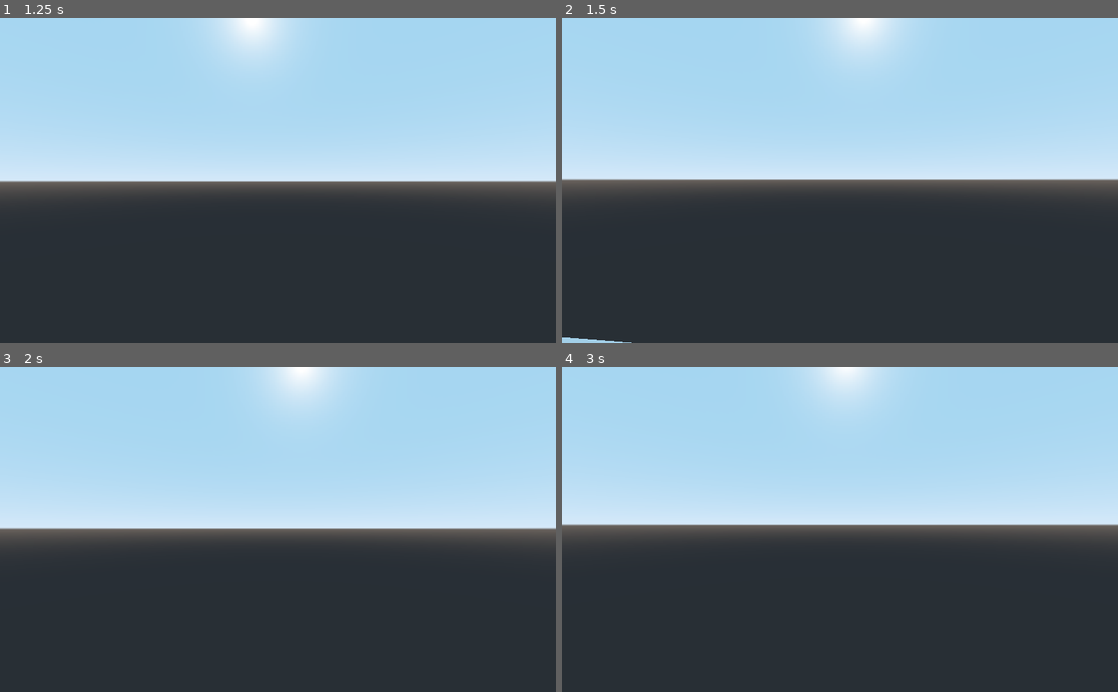
Above: before the commit, frames 1-4 (two rows, left to right).
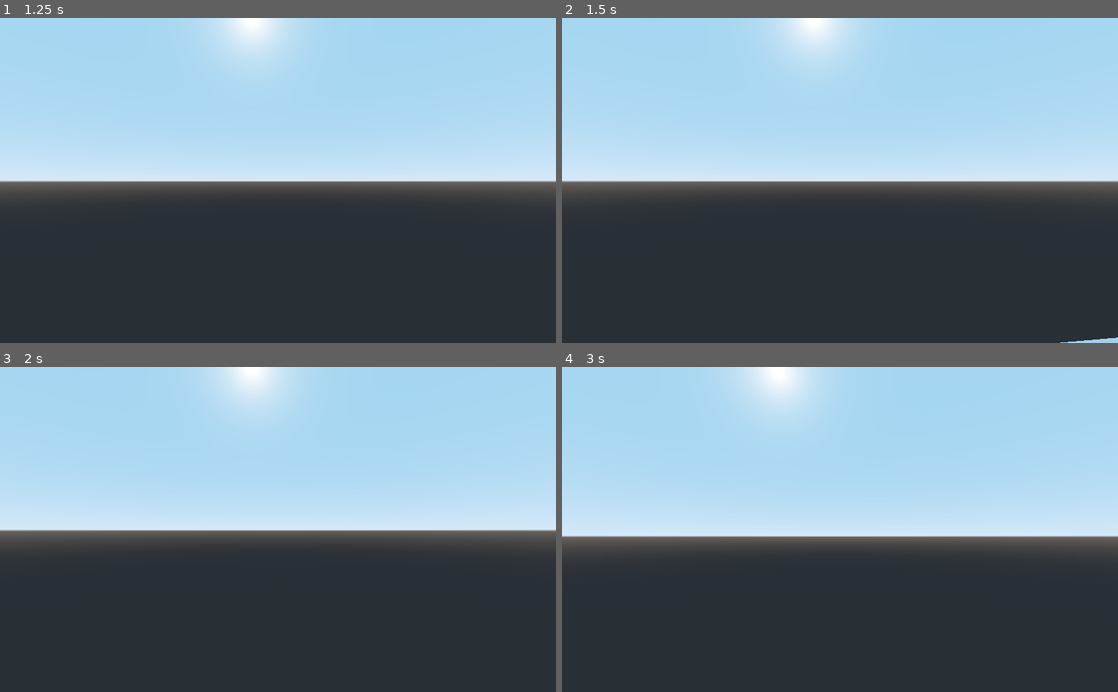
Above: after the commit, the same moments.

Repository: konraziel/Senior-Design-Project_Zielinski-Muswara
Game: Godot game, scene res://MainScene.tscn
The game is run twice, just before and just after one commit, with the same random seed, the same clock (stepped at 60 frames per second) and the same inputs.
Inputs (mouse positions are in pixels of both pictures, inside the frame that each line leads up to):
- Up to frame 1 (1.25 s): tap Enter at 0.5 s; move the mouse to (305, 180) at 0.52 s; hold Up (ui_up) from 0.53 s (still down); hold Alt (alt, bound only after the commit) from 0.53 s (still down); tap F (f) at 0.6 s; tap Space (ui_select) at 0.77 s
- Up to frame 2 (1.5 s): keep holding Up (ui_up); move the mouse to (812, 180) at 1.27 s; release Alt (alt, bound only after the commit) at 1.28 s; tap Alt (alt, bound only after the commit) at 1.35 s
- Up to frame 3 (2 s): keep holding Up (ui_up); tap Space (ui_select) at 1.52 s; tap F (f) at 1.55 s
- Up to frame 4 (3 s): keep holding Up (ui_up); move the mouse to (851, 523) at 2.02 s; hold Alt (alt, bound only after the commit) 2.03-2.78 s; tap F (f) at 2.1 s; tap Space (ui_select) at 2.75 s; move the mouse to (834, 536) at 2.77 s; tap Alt (alt, bound only after the commit) at 2.85 s

Frame 1 is identical in both runs. In frame 2, 2.8% of the frame differs, in the area x 0-100%, y 0-100%; in frame 3, 2.6%; in frame 4, 8.4%, in the area x 0-100%, y 0-55%.

Commit message:
Minor changes, hand/obj velocity and mouse capture

Diff:
--- a/player.gd
+++ b/player.gd
@@ -51,6 +51,11 @@
 	if Input.is_action_just_pressed("f"):
 		pick_object()
 
+	if Input.is_action_pressed("alt"):
+		Input.set_mouse_mode(Input.MOUSE_MODE_VISIBLE)
+	else:
+		Input.set_mouse_mode(Input.MOUSE_MODE_CAPTURED)
+
 	var camera_transform = $PlayerHead/Camera.get_global_transform()
 	var camera_basis = camera_transform.basis
 	input_vector = camera_basis.xform(input_vector).normalized()
@@ -73,4 +78,4 @@
 	if picked_object != null:
 		var a = picked_object.global_transform.origin
 		var b = hand.global_transform.origin
-		picked_object.set_linear_velocity((b-a))
+		picked_object.set_linear_velocity((b-a)*4)
--- a/project.godot
+++ b/project.godot
@@ -20,6 +20,34 @@
 
 [input]
 
+ui_left={
+"deadzone": 0.5,
+"events": [ Object(InputEventKey,"resource_local_to_scene":false,"resource_name":"","device":0,"alt":false,"shift":false,"control":false,"meta":false,"command":false,"pressed":false,"scancode":16777231,"physical_scancode":0,"unicode":0,"echo":false,"script":null)
+, Object(InputEventJoypadButton,"resource_local_to_scene":false,"resource_name":"","device":0,"button_index":14,"pressure":0.0,"pressed":false,"script":null)
+, Object(InputEventKey,"resource_local_to_scene":false,"resource_name":"","device":0,"alt":false,"shift":false,"control":false,"meta":false,"command":false,"pressed":false,"scancode":65,"physical_scancode":0,"unicode":0,"echo":false,"script":null)
+ ]
+}
+ui_right={
+"deadzone": 0.5,
+"events": [ Object(InputEventKey,"resource_local_to_scene":false,"resource_name":"","device":0,"alt":false,"shift":false,"control":false,"meta":false,"command":false,"pressed":false,"scancode":16777233,"physical_scancode":0,"unicode":0,"echo":false,"script":null)
+, Object(InputEventJoypadButton,"resource_local_to_scene":false,"resource_name":"","device":0,"button_index":15,"pressure":0.0,"pressed":false,"script":null)
+, Object(InputEventKey,"resource_local_to_scene":false,"resource_name":"","device":0,"alt":false,"shift":false,"control":false,"meta":false,"command":false,"pressed":false,"scancode":68,"physical_scancode":0,"unicode":0,"echo":false,"script":null)
+ ]
+}
+ui_up={
+"deadzone": 0.5,
+"events": [ Object(InputEventKey,"resource_local_to_scene":false,"resource_name":"","device":0,"alt":false,"shift":false,"control":false,"meta":false,"command":false,"pressed":false,"scancode":16777232,"physical_scancode":0,"unicode":0,"echo":false,"script":null)
+, Object(InputEventJoypadButton,"resource_local_to_scene":false,"resource_name":"","device":0,"button_index":12,"pressure":0.0,"pressed":false,"script":null)
+, Object(InputEventKey,"resource_local_to_scene":false,"resource_name":"","device":0,"alt":false,"shift":false,"control":false,"meta":false,"command":false,"pressed":false,"scancode":87,"physical_scancode":0,"unicode":0,"echo":false,"script":null)
+ ]
+}
+ui_down={
+"deadzone": 0.5,
+"events": [ Object(InputEventKey,"resource_local_to_scene":false,"resource_name":"","device":0,"alt":false,"shift":false,"control":false,"meta":false,"command":false,"pressed":false,"scancode":16777234,"physical_scancode":0,"unicode":0,"echo":false,"script":null)
+, Object(InputEventJoypadButton,"resource_local_to_scene":false,"resource_name":"","device":0,"button_index":13,"pressure":0.0,"pressed":false,"script":null)
+, Object(InputEventKey,"resource_local_to_scene":false,"resource_name":"","device":0,"alt":false,"shift":false,"control":false,"meta":false,"command":false,"pressed":false,"scancode":83,"physical_scancode":0,"unicode":0,"echo":false,"script":null)
+ ]
+}
 left={
 "deadzone": 0.5,
 "events": [ Object(InputEventMouseButton,"resource_local_to_scene":false,"resource_name":"","device":0,"alt":false,"shi …(212 unchanged characters)…
@@ -32,6 +60,11 @@
 f={
 "deadzone": 0.5,
 "events": [ Object(InputEventKey,"resource_local_to_scene":false,"resource_name":"","device":0,"alt":false,"shift":false,"control":false,"meta":false,"command":false,"pressed":false,"scancode":70,"physical_scancode":0,"unicode":0,"echo":false,"script":null)
+ ]
+}
+alt={
+"deadzone": 0.5,
+"events": [ Object(InputEventKey,"resource_local_to_scene":false,"resource_name":"","device":0,"alt":false,"shift":false,"control":false,"meta":false,"command":false,"pressed":false,"scancode":16777240,"physical_scancode":0,"unicode":0,"echo":false,"script":null)
  ]
 }
 
